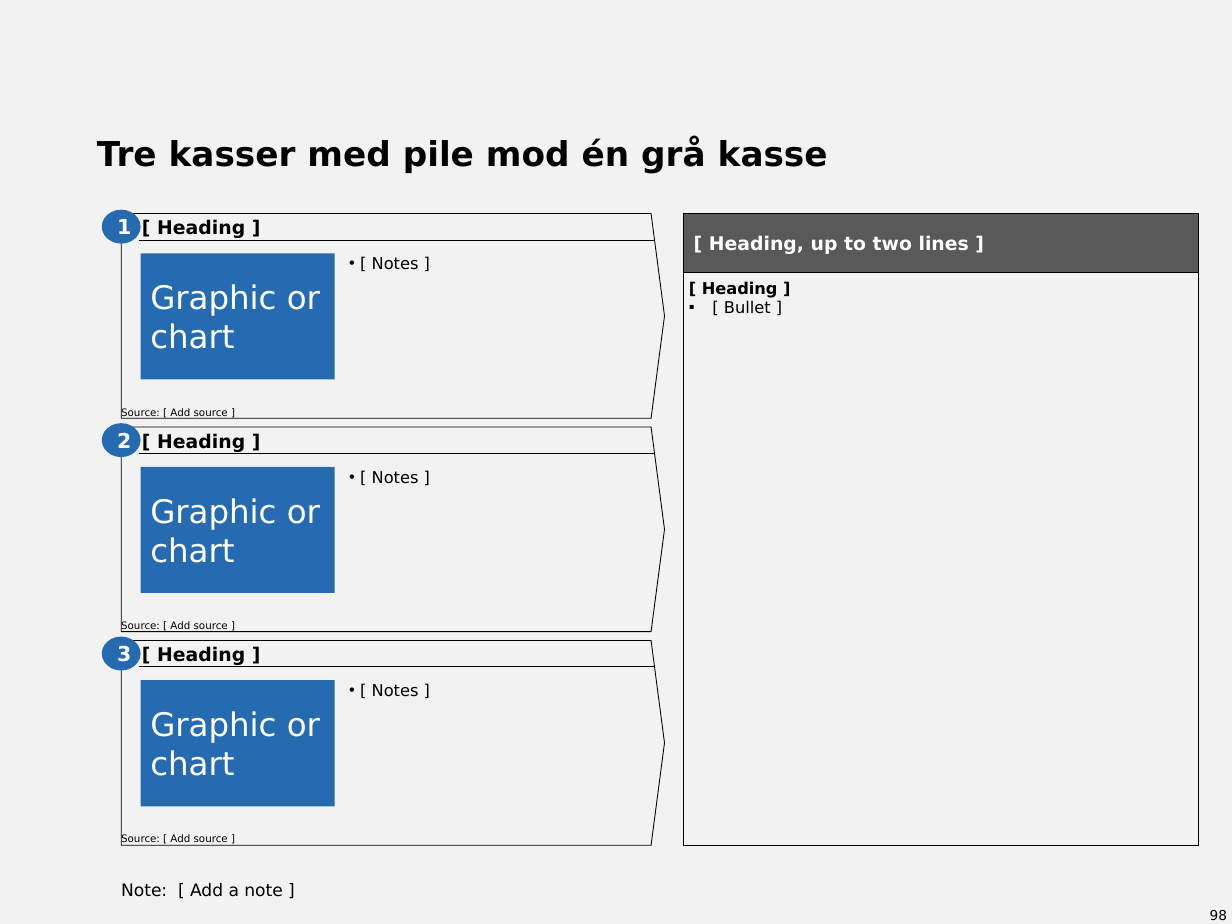
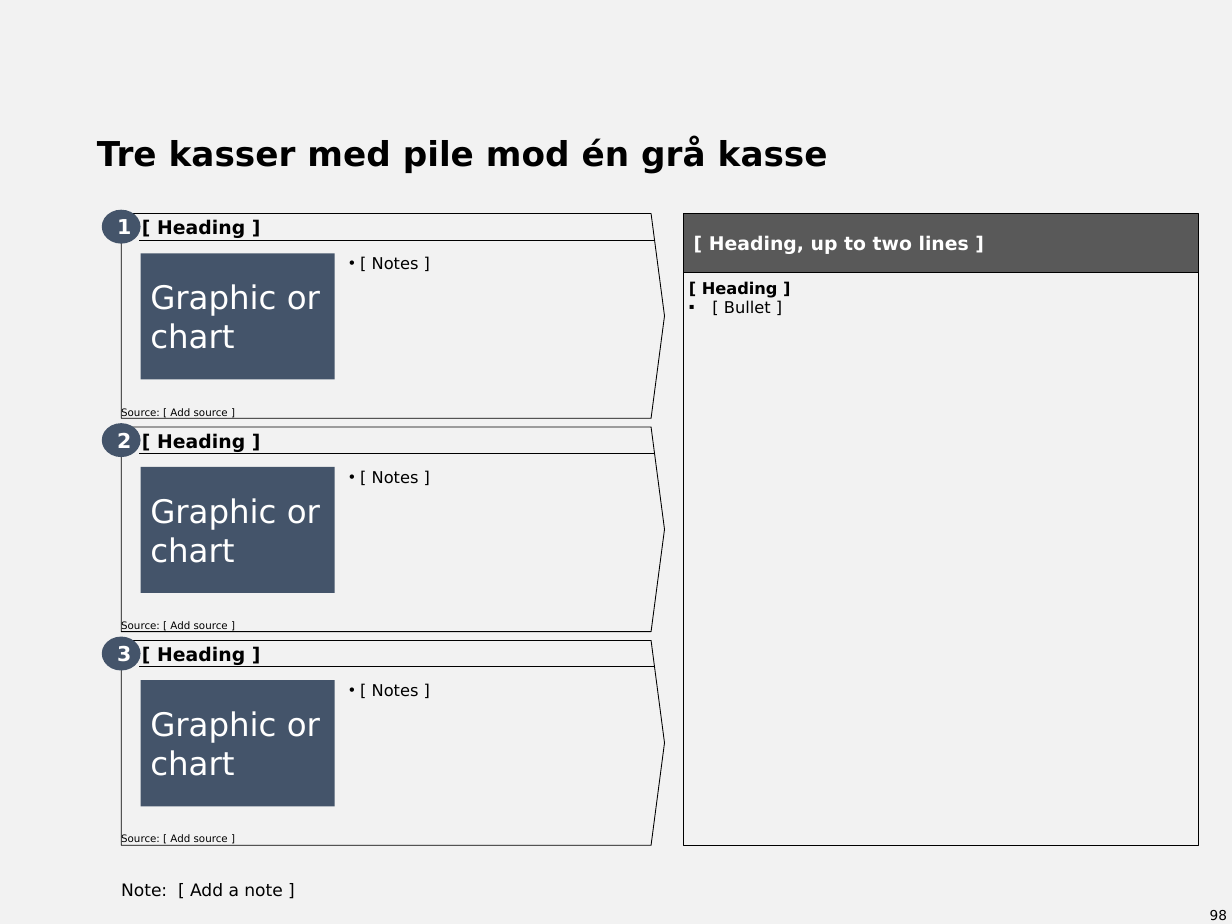
Before and after one commit to dannbleeker/SSF-Slide-Elements, a slide deck: slide 98 of template/library-4x3.pptx. Drawn at 1232x924 pixels with LibreOffice and Linux fonts; fonts in the diff are those of the drawing. Boxes give left, top, right and bottom in pixels: in the first picture for what was removed or moved away, otherwise in the second. Text is boxed around its words. In the diff, an @@ line names an element or a change of style, - is before the commit and + after.

```diff
--- a/template/library-4x3.pptx
+++ b/template/library-4x3.pptx
@@ fill #266BAF to #44546A in 6 elements at <box>102,209,140,244</box>, <box>102,424,140,458</box>, <box>102,637,140,671</box>, <box>140,680,334,806</box>, <box>140,467,334,593</box>, <box>140,254,334,379</box> @@
```
Also in this commit, not shown: 25 other slides changed, 13 other files.
